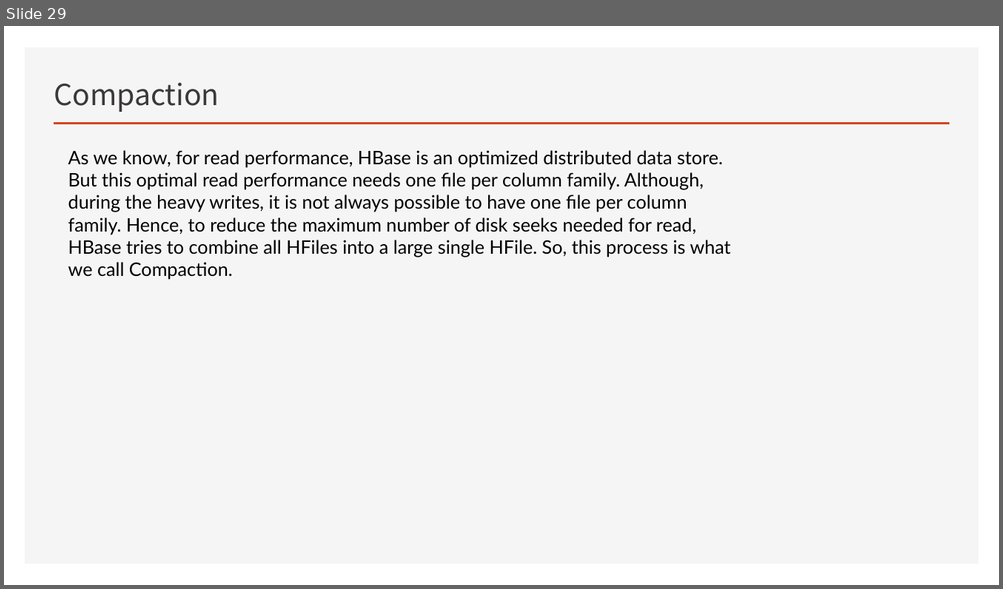
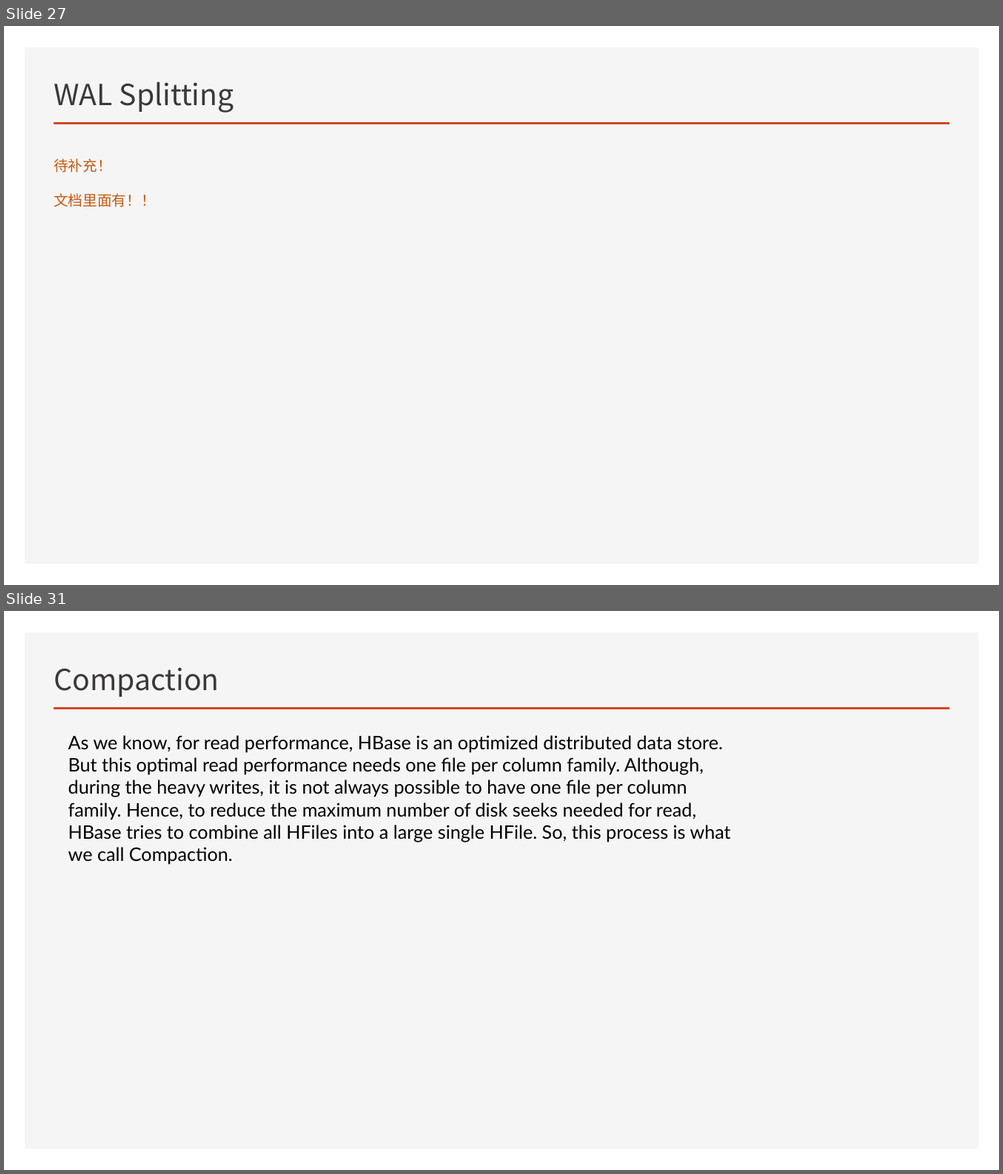
Before and after one commit to Zhangwusheng/Zhangwusheng.github.io, a slide deck: _posts/Hbase基本原理副本.pptx. Shown one above the other, each under a label of ours: slide 29 before the commit, slides 27 and 31 after it; the slides between them are not shown. The pictures are 1003x589 and 1003x1174 pixels, drawn with LibreOffice and Linux fonts; fonts in the diff are those of the drawing. Boxes give left, top, right and bottom in pixels: in the first picture for what was removed or moved away, otherwise in the second. Text is boxed around its words. In the diff, an @@ line names an element or a change of style, - is before the commit and + after.

```diff
--- a/_posts/Hbase基本原理副本.pptx
+++ b/_posts/Hbase基本原理副本.pptx
@@ slide 27 added at [4,26,999,585], background #FFFFFF; not listed: 2 template elements that a slide beside it also shows @@
@@ title added at [54,82,234,113], 28 pt, text #3B3838 @@
+WAL Splitting
@@ text added at [54,158,155,207], 14 pt, text #C55A11 @@
+待补充！
+文档里面有！！
@@ what was slide 29 is now slide 31 @@
```
Also in this commit, not shown: 3 slides changed, 3 other slides added, 2 slides removed.
